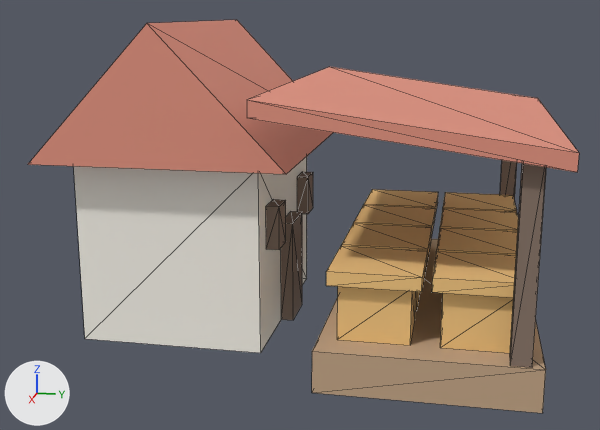
An edit to the glTF model public/assets/train-kit/station.glb, drawn before and after from the same camera.
Rendered twice from a camera (50 mm lens) standing at (3.95, 0.61, 1.5) and looking at (0.05, -0.17, 0.53). Arrows for +X, +Y and +Z are at lower left; the lights stay in place. The older version comes first. Mesh edges are drawn as thin lines. Vertices at exactly the same position are counted once.

In view in the first picture: 'station_body', 'station_canopy', 'station_canopy_posts', 'station_crate_2', 'station_crate_3', 'station_crate_4', 'station_crate_7', 'station_crate_8', 'station_door', 'station_platform', 'station_roof', 'station_windows' and 3 more.
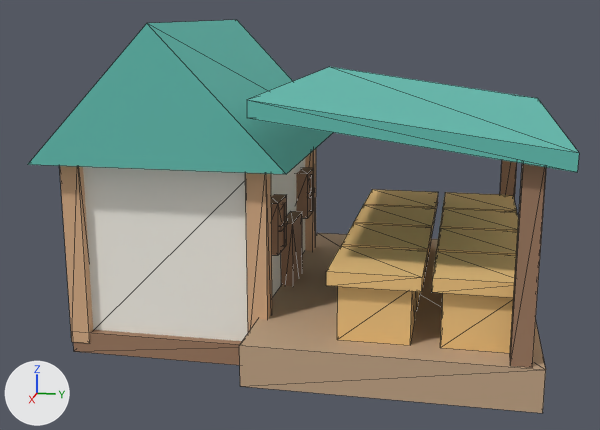
Commit message: fix(asset): Restyle the station to the Kenney fantasy-town palette

Boxes [x1, y1, x2, y2] around the edits, measured in the pictures (600 x 430 px):
'station_roof', recoloured
    both: [28, 20, 333, 174]
'station_platform', moved, rescaled (31% wider)
    before: [312, 239, 546, 413]
    after: [239, 233, 546, 413]
'station_canopy', recoloured
    both: [247, 67, 579, 172]
'station_timber', added (beige)
    after: [60, 149, 316, 343]
'station_canopy_posts', recoloured
    both: [502, 160, 546, 368]
'station_base', added (brown)
    after: [73, 330, 242, 365]
'station_windows', reshaped
    before: [266, 172, 313, 250]
    after: [271, 167, 315, 255]
part 2 of me_station_windows, added (brown)
    after: [296, 167, 314, 218]
part 3 of me_station_windows, added
    after: [310, 174, 313, 211]
part 4 of me_station_windows, added (brown)
    after: [271, 194, 287, 255]
part 5 of me_station_windows, added
    after: [282, 203, 285, 247]
part 6 of me_station_windows, added
    after: [279, 219, 288, 231]
part 7 of me_station_windows, deleted (brown)
    before: [297, 172, 313, 214]
part 8 of me_station_windows, deleted (brown)
    before: [266, 199, 286, 250]

The change in detail:
Material 'station_roof' (mat_station_roof) changes colour from beige #e59581 to cyan #65c2b5; in linear values from (0.78, 0.3, 0.22) to (0.13, 0.54, 0.46).
Material 'station_trim' (mat_station_trim) changes colour from brown #897669 to brown #a07c61; in linear values from (0.25, 0.18, 0.14) to (0.35, 0.2, 0.12).
Material 'station_timber' (mat_station_timber) is new.
Its base color is (0.72, 0.44, 0.25) (beige #ddb189).
Its roughness is 0.9.
me_station_platform is used by ob_station_platform; location (0.0, 0.0, 0.0).
me_station_platform had 8 vertices, 12 faces and spanned x -0.9..0.9, y 0.05..0.95, z 0.0..0.18.
me_station_platform now has 8 vertices, 12 faces and spans x -0.9..0.9, y -0.25..0.95, z 0.0..0.18.
me_station_platform part 1: the whole mesh is scaled about its middle by (1, 1.33, 1), then moved by (0.0, -0.15, 0.0).
me_station_windows is used by ob_station_windows; location (0.0, 0.0, 0.0).
me_station_windows had 16 vertices, 24 faces and spanned x -0.42..0.42, y -0.25..-0.19, z 0.45..0.65.
me_station_windows now has 48 vertices, 72 faces and spans x -0.44..0.44, y -0.295..-0.18, z 0.43..0.67.
me_station_windows part 2: a new loose piece, a box spanning x -0.44..-0.26, y -0.28..-0.19, z 0.43..0.67, in mat_station_trim (brown #a07c61).
me_station_windows part 3: a new loose piece, a box spanning x -0.362..-0.338, y -0.295..-0.18, z 0.45..0.65, in mat_station_trim (brown #a07c61).
me_station_windows part 4: a new loose piece, a box spanning x 0.26..0.44, y -0.28..-0.19, z 0.43..0.67, in mat_station_trim (brown #a07c61).
me_station_windows part 5: a new loose piece, a box spanning x 0.338..0.362, y -0.295..-0.18, z 0.45..0.65, in mat_station_trim (brown #a07c61).
me_station_windows part 6: a new loose piece, a box spanning x 0.28..0.42, y -0.295..-0.18, z 0.538..0.562, in mat_station_trim (brown #a07c61).
me_station_windows part 7: the loose piece of 8 vertices spanning x -0.42..-0.28, y -0.25..-0.19, z 0.45..0.65 is deleted.
me_station_windows part 8: the loose piece of 8 vertices spanning x 0.28..0.42, y -0.25..-0.19, z 0.45..0.65 is deleted.
Other edits to the shape of me_station_windows do not show in these pictures.
Mesh me_station_timber is new.
It consists of a box spanning x -0.595..-0.505, y -1.145..-1.055, z 0.0..0.88; a box spanning x -0.595..-0.505, y -0.295..-0.205, z 0.0..0.88; a box spanning x 0.505..0.595, y -1.145..-1.055, z 0.0..0.88; a box spanning x 0.505..0.595, y -0.295..-0.205, z 0.0..0.88.
It uses material mat_station_timber (beige #ddb189).
Mesh me_station_base is new.
It is a box spanning x -0.59..0.59, y -1.14..-0.21, z -0.05..0.05.
It uses material mat_station_trim (brown #a07c61).
Object 'station_timber' (ob_station_timber) is new; it shows me_station_timber.
Its location is (0.0, 0.0, 0.0).
Object 'station_base' (ob_station_base) is new; it shows me_station_base.
Its location is (0.0, 0.0, 0.0).
